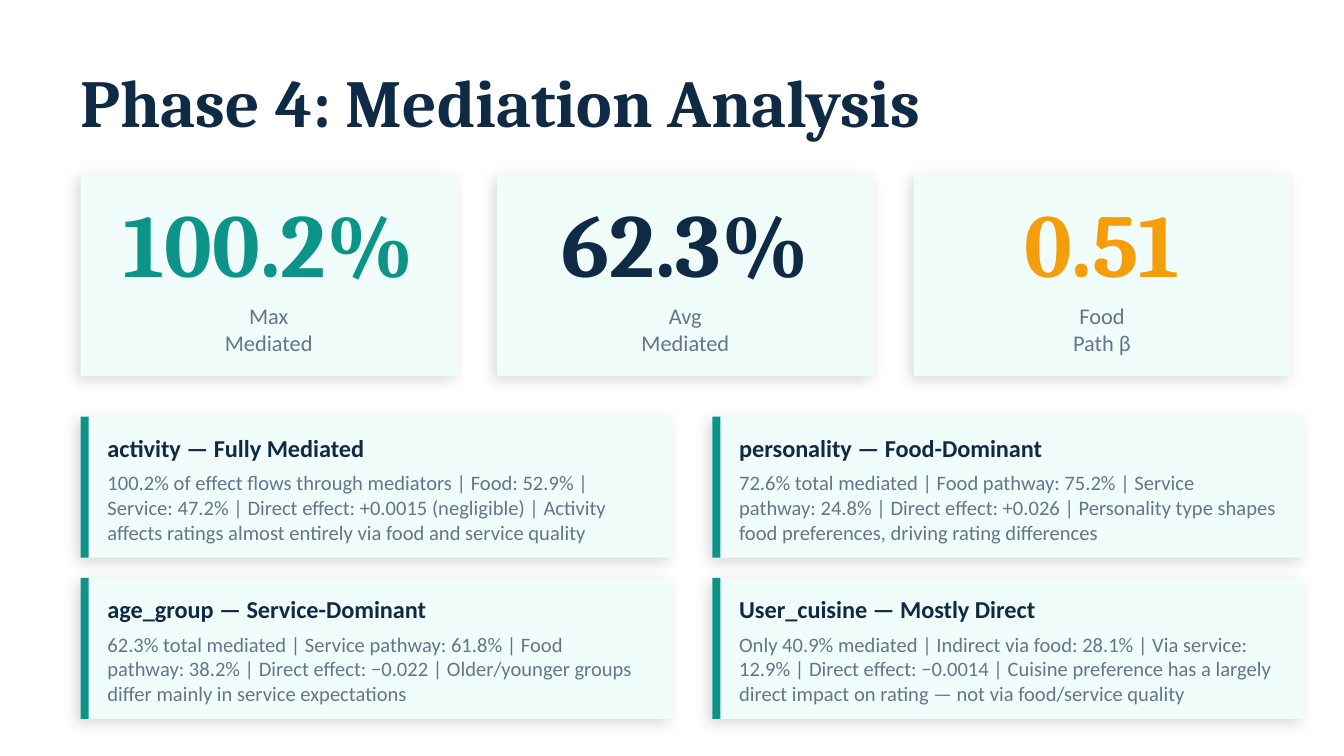
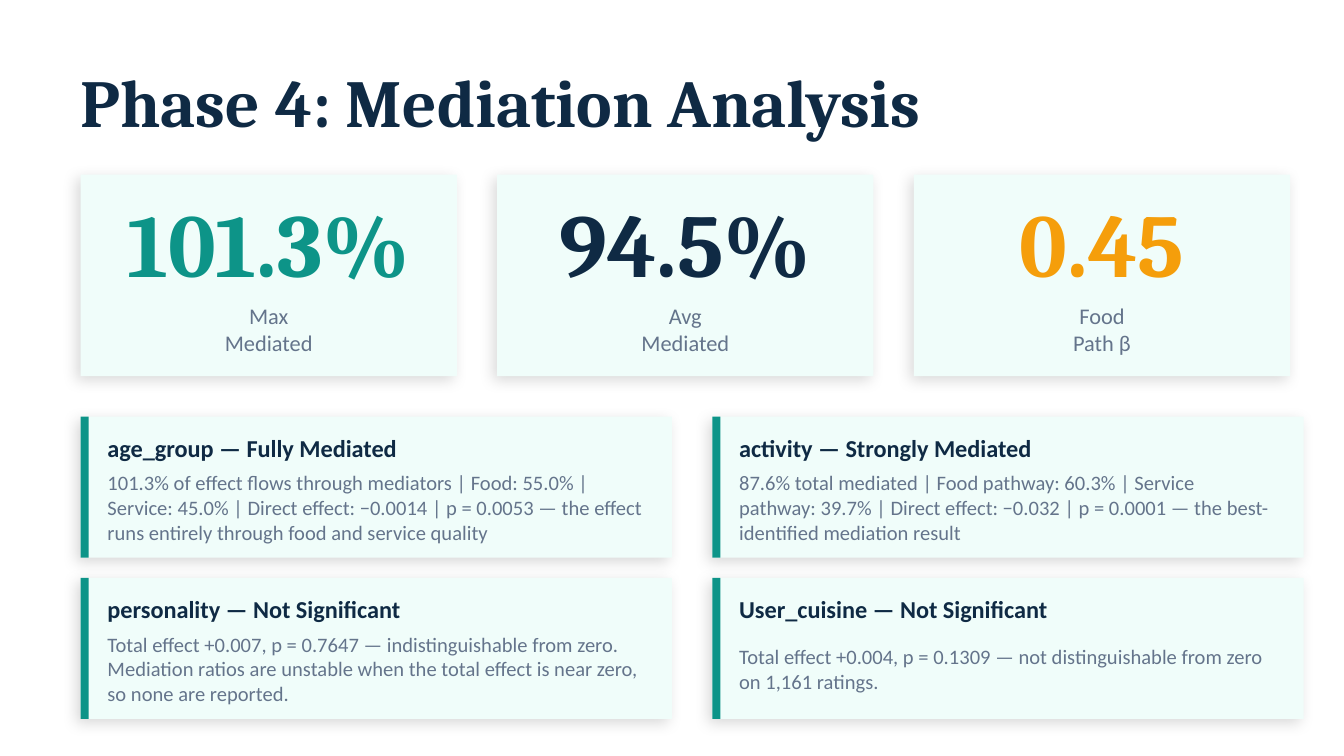
Before and after one commit to EllaN12/Causal_inference-Case_study, a slide deck: slide 10 of Causal_Inference_Case_Study.pptx. Drawn at 1344x756 pixels with LibreOffice and Linux fonts; fonts in the diff are those of the drawing. Boxes give left, top, right and bottom in pixels: in the first picture for what was removed or moved away, otherwise in the second. Text is boxed around its words. In the diff, an @@ line names an element or a change of style, - is before the commit and + after.

```diff
--- a/Causal_Inference_Case_Study.pptx
+++ b/Causal_Inference_Case_Study.pptx
@@ text at [127,216,410,280]: text changed @@
-100.2%
+101.3%
@@ text at [559,216,811,280]: text changed @@
-62.3%
+94.5%
@@ text at [1020,216,1184,278]: text changed @@
-0.51
+0.45
@@ text at [107,440,396,461]: text changed @@
-activity — Fully Mediated
+age_group — Fully Mediated
@@ text at [739,440,1031,461]: text changed @@
-personality — Food-Dominant
+activity — Strongly Mediated
@@ text at [107,476,641,544]: text changed @@
-100.2% of effect flows through mediators | Food: 52.9% | Service: 47.2% | Direct effect: +0.0015 (negligible) | Activity affects ratings almost entirely via food and service quality
+101.3% of effect flows through mediators | Food: 55.0% | Service: 45.0% | Direct effect: −0.0014 | p = 0.0053 — the effect runs entirely through food and service quality
@@ text at [739,476,1268,540]: text changed @@
-72.6% total mediated | Food pathway: 75.2% | Service pathway: 24.8% | Direct effect: +0.026 | Personality type shapes food preferences, driving rating differences
+87.6% total mediated | Food pathway: 60.3% | Service pathway: 39.7% | Direct effect: −0.032 | p = 0.0001 — the best-identified mediation result
@@ text at [107,601,400,622]: text changed @@
-age_group — Service-Dominant
+personality — Not Significant
@@ text at [739,601,1047,622]: text changed @@
-User_cuisine — Mostly Direct
+User_cuisine — Not Significant
@@ text at [107,638,637,705]: text changed @@
-62.3% total mediated | Service pathway: 61.8% | Food pathway: 38.2% | Direct effect: −0.022 | Older/younger groups differ mainly in service expectations
+Total effect +0.007, p = 0.7647 — indistinguishable from zero. Mediation ratios are unstable when the total effect is near zero, so none are reported.
@@ text at [739,650,1263,693]: text changed @@
-Only 40.9% mediated | Indirect via food: 28.1% | Via service: 12.9% | Direct effect: −0.0014 | Cuisine preference has a largely direct impact on rating — not via food/service quality
+Total effect +0.004, p = 0.1309 — not distinguishable from zero on 1,161 ratings.
```
Also in this commit, not shown: 7 other slides changed, 16 other files.
